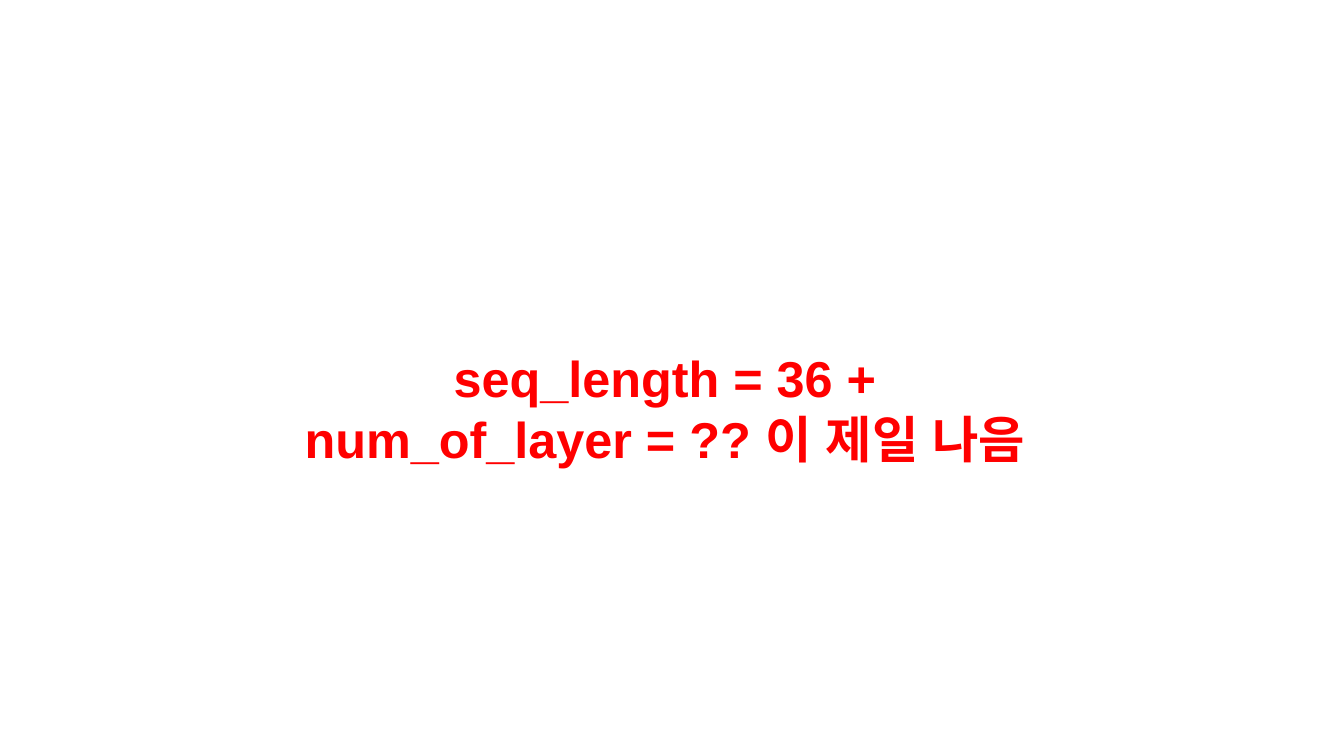
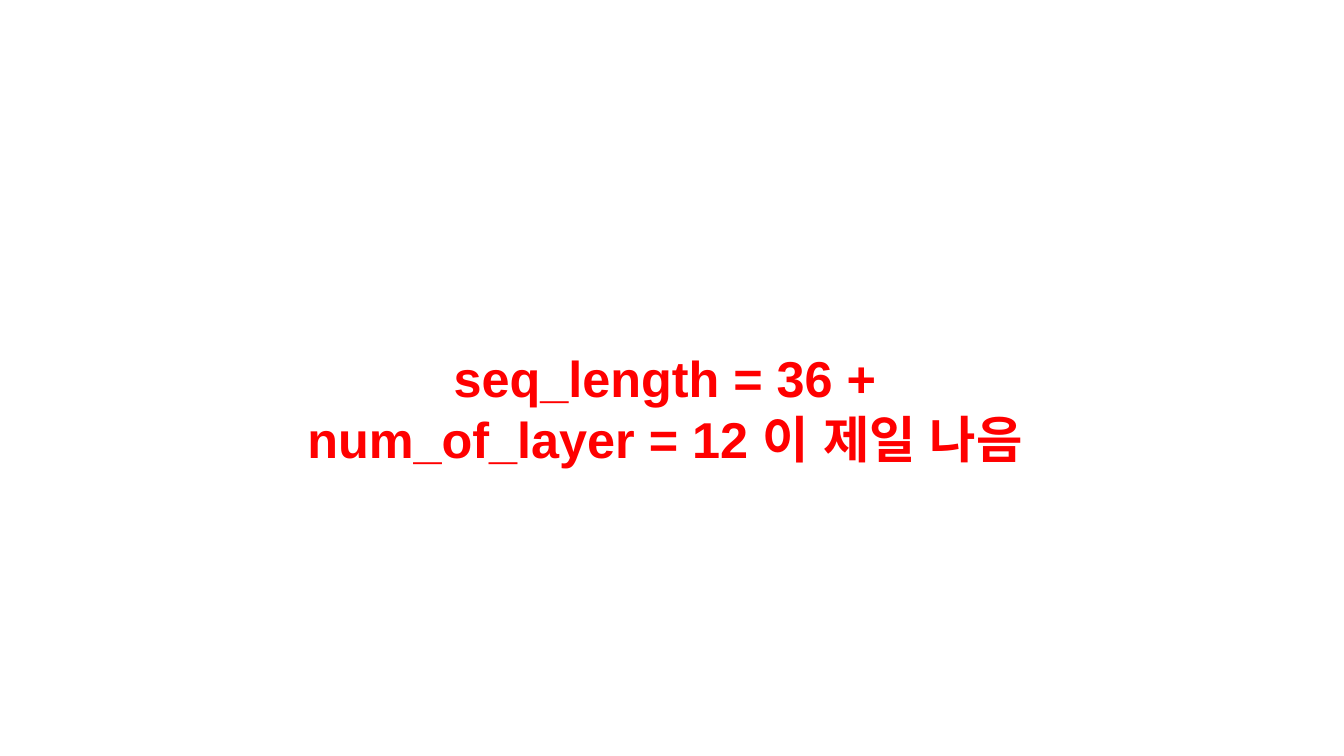
Before and after one commit to JEONGMIN0000/TrainDataCreater_LSTM, a slide deck: slide 17 of ParallelLSTM/result/성능개선 3 대곡교.pptx. Drawn at 1344x756 pixels with LibreOffice and Linux fonts; fonts in the diff are those of the drawing. Boxes give left, top, right and bottom in pixels: in the first picture for what was removed or moved away, otherwise in the second. Text is boxed around its words. In the diff, an @@ line names an element or a change of style, - is before the commit and + after.

```diff
--- a/ParallelLSTM/result/성능개선 3 대곡교.pptx
+++ b/ParallelLSTM/result/성능개선 3 대곡교.pptx
@@ text at (307, 415, 1023, 468): text changed @@
-num_of_layer = ?? 이 제일 나음
+num_of_layer = 12 이 제일 나음
```
Also in this commit, not shown: 11 other slides changed, 3 other files.
